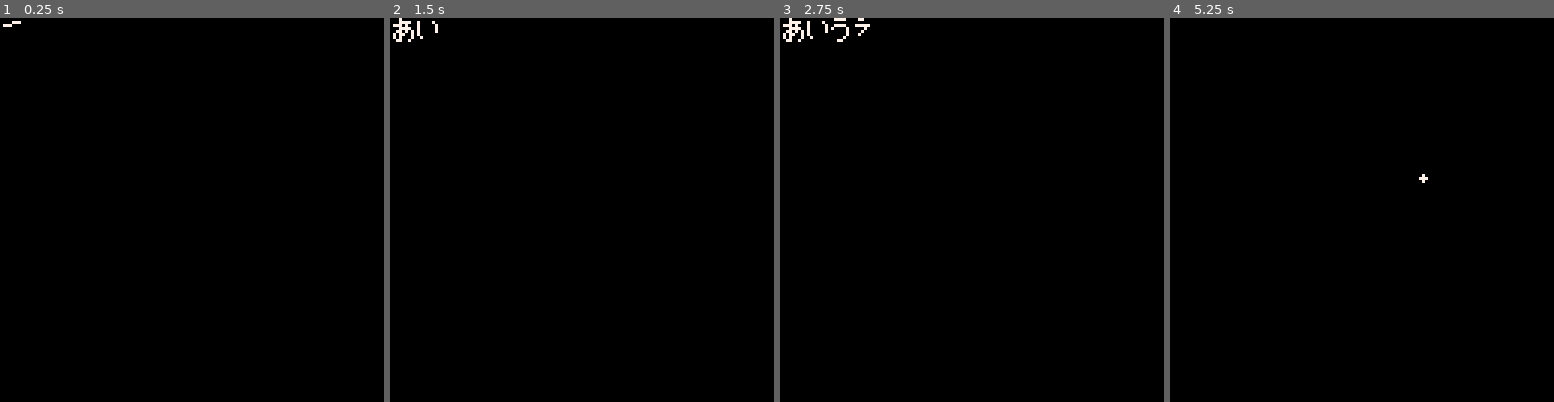
Above: before the commit, frames 1-4 (left to right).
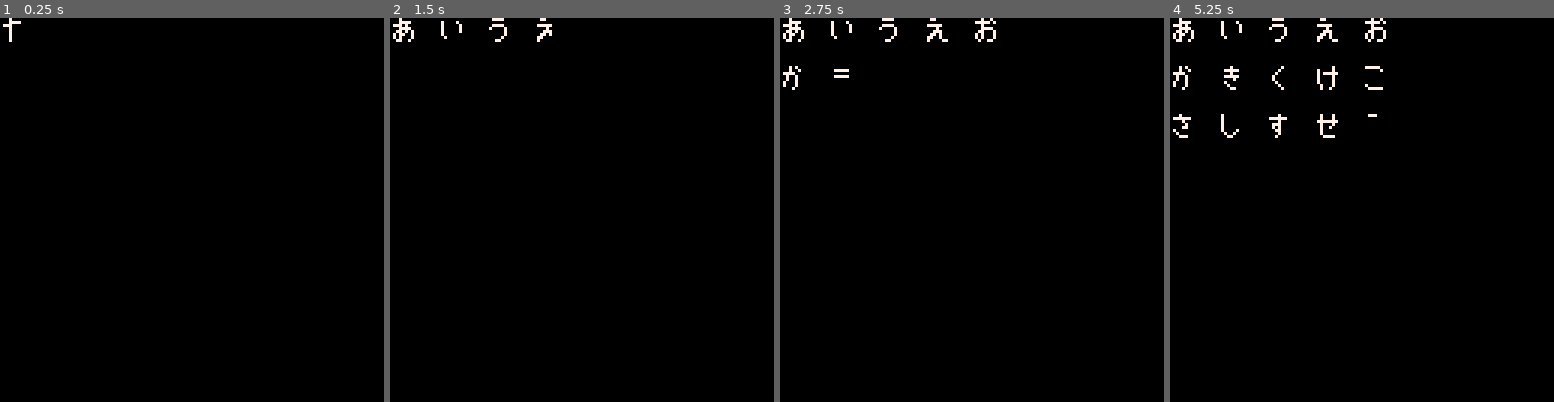
Above: after the commit, the same moments.

Repository: SestrenExsis/KanaPractice
Game: PICO-8 cartridge kana_practice.p8
Same seed, same stepped clock (60 frames per second), same inputs: the game is played once before the commit and once after it.
Inputs:
- Up to frame 1 (0.25 s): no input
- Up to frame 2 (1.5 s): tap X (X key) at 0.33, 1.07 s
- Up to frame 3 (2.75 s): hold Right 1.6-2.1 s; tap X (X key) at 1.85 s; hold Up 2.15-2.42 s; hold Right from 2.47 s (still down)
- Up to frame 4 (5.25 s): tap X (X key) at 2.97, 4.08, 5.2 s; release Right at 3.03 s; hold Left 3.08-3.58 s; hold Down 3.63-3.97 s; hold Right 4.02-4.68 s; hold Up 4.73-5.03 s; hold Left from 5.08 s (still down)

The runs differ from the first frame. In frame 1, less than 0.1% of the frame differs, in the area x 2-4%, y 0-7%; in frame 2, 0.3%; in frame 3, 0.8%; in frame 4, 1.5%, in the area x 0-68%, y 0-43%.

Commit message:
Add stroke orders for /m/ row of hiragana

Diff:
--- a/kana_practice.p8
+++ b/kana_practice.p8
@@ -46,11 +46,18 @@
 
 function _init()
 	cls()
-	drawkana("a",0,0)
-	drawkana("i",8,0)
-	drawkana("u",16,0)
-	drawkana("e",24,0)
-	drawkana("o",32,0)
+	list={"a","i","u","e","o",
+	"ka","ki","ku","ke","ko",
+	"sa","shi","su","se","so",
+	"ta","chi","tsu","te","to",
+	"na","ni","nu","ne","no",
+	"ha","hi","fu","he","ho",
+	"ma","mi","mu","me","mo"}
+	for k,v in pairs(list) do
+		x=16*((k-1)%5)
+		y=16*(flr((k-1)/5))
+		drawkana(v,x,y)
+	end
 	cls()
 	--sspr(0,0,128,128,0,0)
 	_nib_px=64
@@ -136,6 +143,36 @@
 _kana["u"]={6,7}
 _kana["e"]={8,9,10,11}
 _kana["o"]={12,13,14,15}
+_kana["ka"]={16,17,18}
+_kana["ki"]={19,20,21,22}
+_kana["ku"]={23}
+_kana["ke"]={24,25,26}
+_kana["ko"]={27,28}
+_kana["sa"]={29,30,31}
+_kana["shi"]={32}
+_kana["su"]={33,34,35}
+_kana["se"]={36,37,38}
+_kana["so"]={39,40,41,42}
+_kana["ta"]={43,44,45,46}
+_kana["chi"]={47,48,49}
+_kana["tsu"]={50}
+_kana["te"]={51,52}
+_kana["to"]={53,54}
+_kana["na"]={55,56,57,58,59}
+_kana["ni"]={60,61,62}
+_kana["nu"]={63,64,65,66}
+_kana["ne"]={67,68,69,70,71}
+_kana["no"]={72,73}
+_kana["ha"]={74,75,76,77}
+_kana["hi"]={78,79,80}
+_kana["fu"]={81,82,83,84}
+_kana["he"]={85}
+_kana["ho"]={86,87,88,89,90}
+_kana["ma"]={91,92,93,94}
+_kana["mi"]={95,96,97,98}
+_kana["mu"]={99,100,101,102}
+_kana["me"]={103,104,105}
+_kana["mo"]={106,107,108}
 
 function drawkana(name,x,y)
 	for id in all(_kana[name]) do
@@ -150,7 +187,6 @@
 				end
 			end
 			flip()
-			flip()
 		end
 	end
 end
Not shown, changed: 26 lines of the sprite sheet (__gfx__) section of kana_practice.p8
Not shown, changed: hiragana_stroke_order.png
